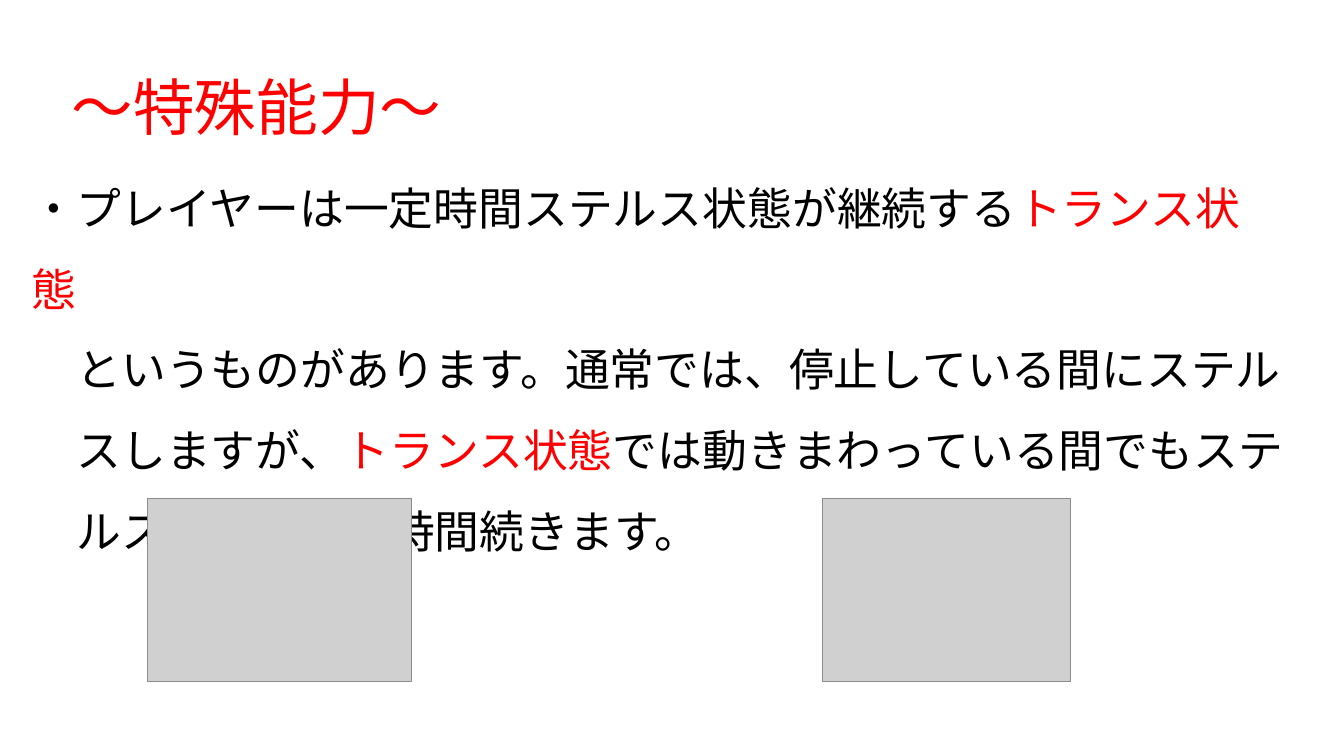
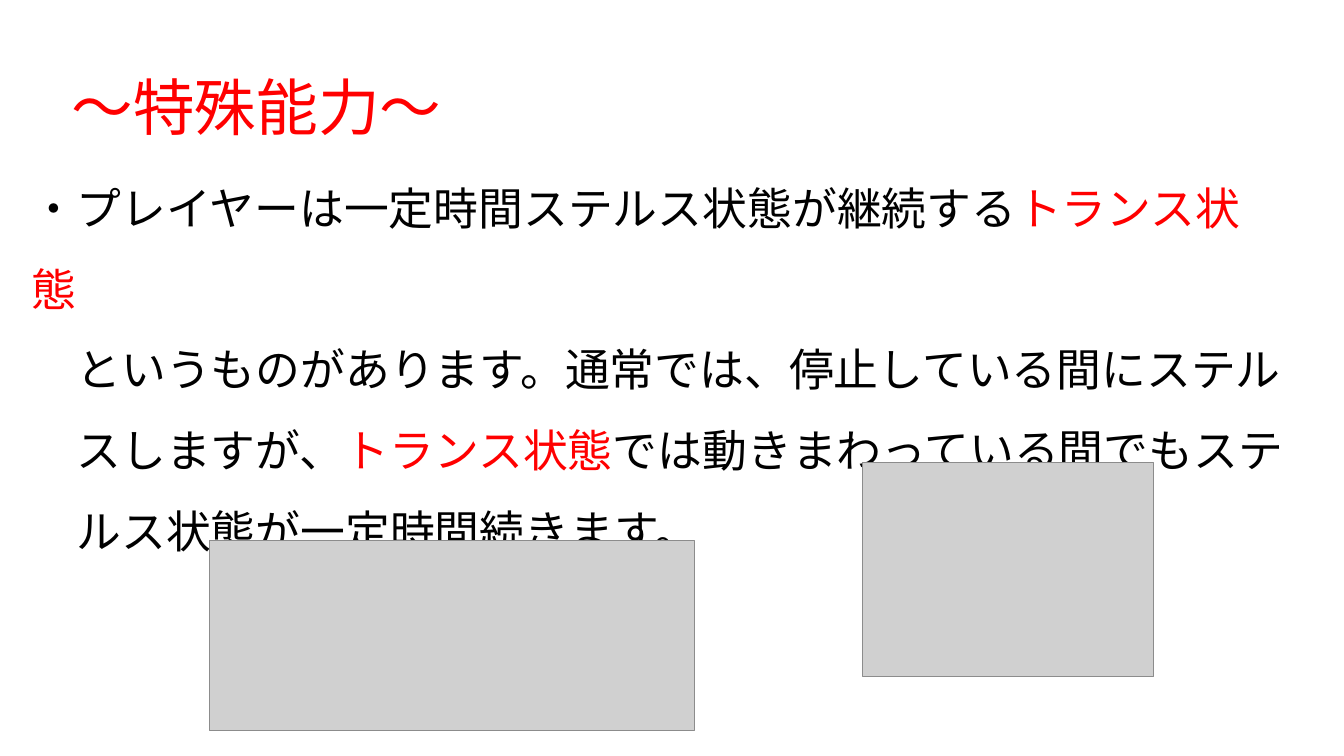
Before and after one commit to 1601323/Gameproject, a slide deck: slide 10 of AsoGameSho.pptx (slide 11 before the commit). Drawn at 1344x756 pixels with LibreOffice and Linux fonts; fonts in the diff are those of the drawing; grey boxes stand for pictures; background and template pictures are left out. Boxes give left, top, right and bottom in pixels: in the first picture for what was removed or moved away, otherwise in the second. Text is boxed around its words. In the diff, an @@ line names an element or a change of style, - is before the commit and + after.

```diff
--- a/AsoGameSho.pptx
+++ b/AsoGameSho.pptx
@@ picture resized from (x1=823, y1=499, x2=1071, y2=682) to (x1=863, y1=463, x2=1153, y2=678) @@
@@ picture removed at (x1=147, y1=499, x2=411, y2=682) @@
@@ picture added at (x1=210, y1=540, x2=695, y2=731) @@
```
Also in this commit, not shown: 7 other slides changed, 1 slide removed, 2 other files.
